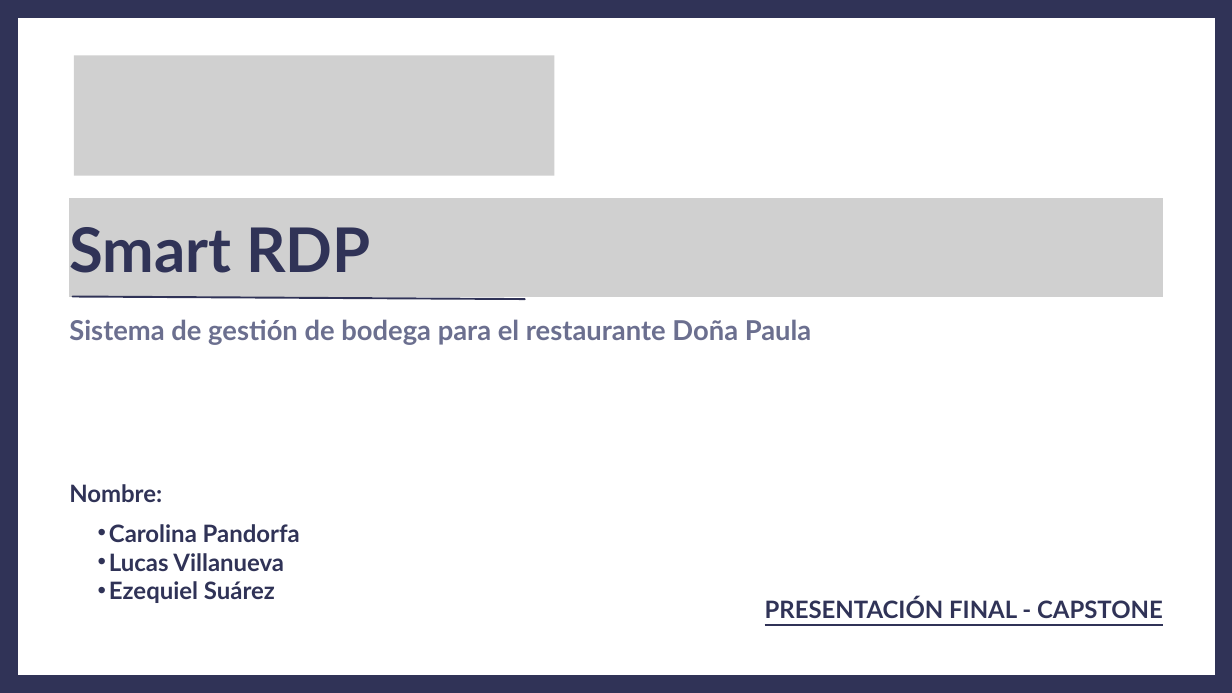
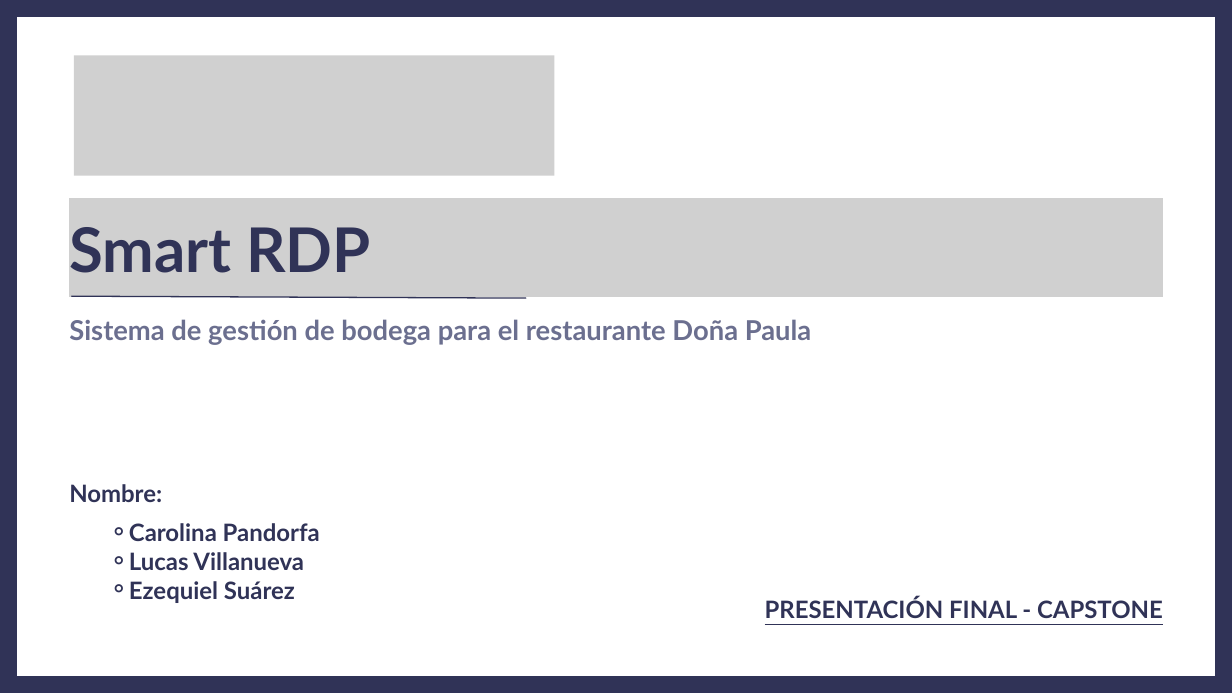
Before and after one commit to ezequielesq/SAN-BERNARDO-MALLEN-GONZALEZ-PTY4614-002D-EQUIPO-3, a slide deck: slide 1 of FASE 2/EVIDENCIAS PROYECTO/PRESENTACIÓN FASE 2 - CAPSTONE.pptx. Drawn at 1232x693 pixels with LibreOffice and Linux fonts; fonts in the diff are those of the drawing; grey boxes stand for pictures. Boxes give left, top, right and bottom in pixels: in the first picture for what was removed or moved away, otherwise in the second. Text is boxed around its words. In the diff, an @@ line names an element or a change of style, - is before the commit and + after.

```diff
--- a/FASE 2/EVIDENCIAS PROYECTO/PRESENTACIÓN FASE 2 - CAPSTONE.pptx
+++ b/FASE 2/EVIDENCIAS PROYECTO/PRESENTACIÓN FASE 2 - CAPSTONE.pptx
@@ line (71, 296) - (526, 298): stroke #303357 2.25 pt to #303357 1.5 pt @@
@@ text "Carolina Pandorfa" at [129, 523, 320, 603]: bullet • to ⚬; list level 2 to 3 in "Carolina Pandorfa"; list level 2 to 3 in "Lucas Villanueva"; list level 2 to 3 in "Ezequiel Suárez" @@
```
Also in this commit, not shown: 29 other slides changed, 2 slides added, 1 other file.
